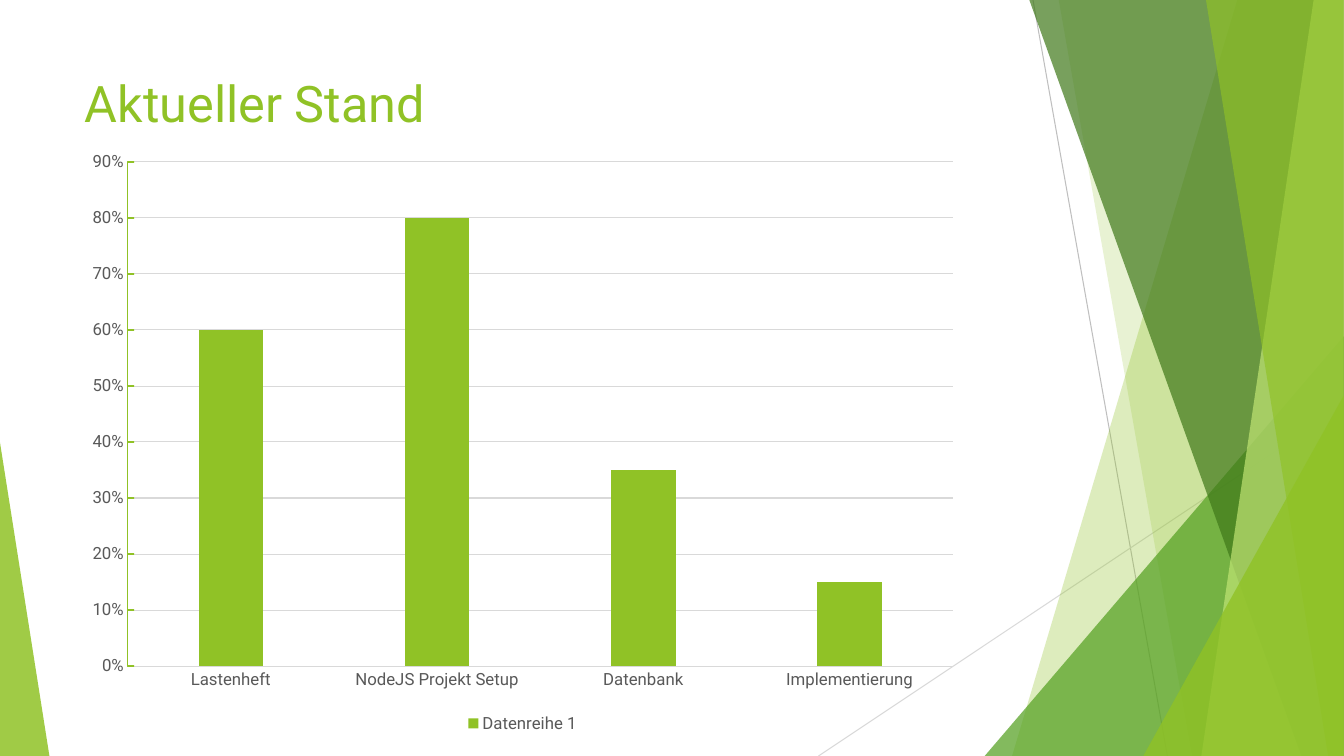
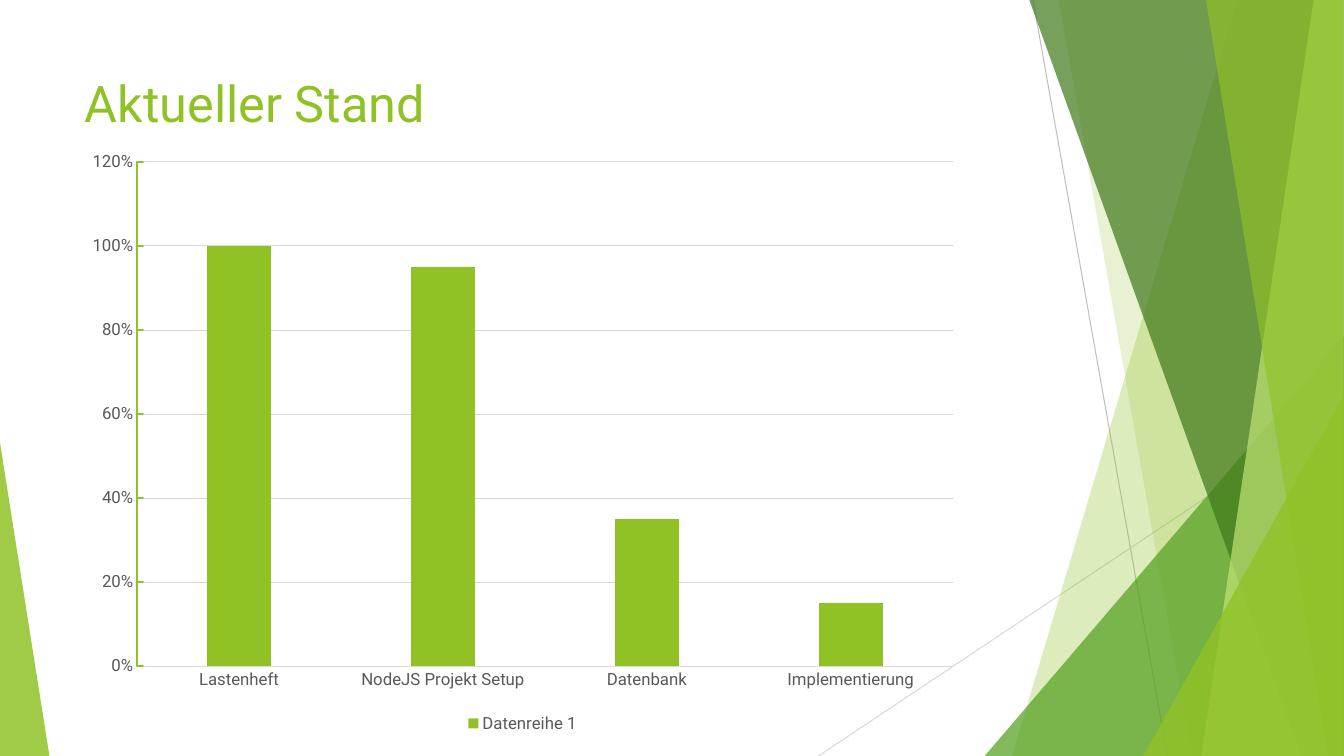
Before and after one commit to RBEGamer/Rent-a-Drahtesel, a slide deck: slide 4 of 4. Statusmeeting.pptx. Drawn at 1344x756 pixels with LibreOffice and Linux fonts; fonts in the diff are those of the drawing. Boxes give left, top, right and bottom in pixels: in the first picture for what was removed or moved away, otherwise in the second. Text is boxed around its words. In the diff, an @@ line names an element or a change of style, - is before the commit and + after.

```diff
--- a/4. Statusmeeting.pptx
+++ b/4. Statusmeeting.pptx
@@ column chart at bbox=[75, 140, 971, 738] @@
@@ Datenreihe 1, Lastenheft: 0.6 to 1 @@
@@ Datenreihe 1, NodeJS Projekt Setup: 0.8 to 0.95 @@
```
Also in this commit, not shown: 4 other slides changed.
